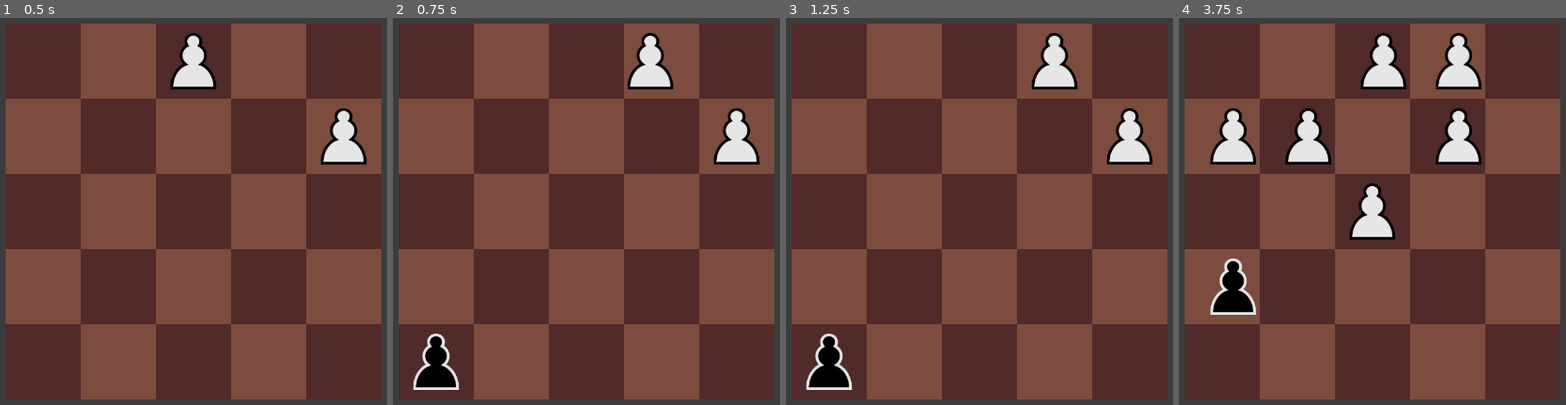
Above: before the commit, frames 1-4 (left to right).
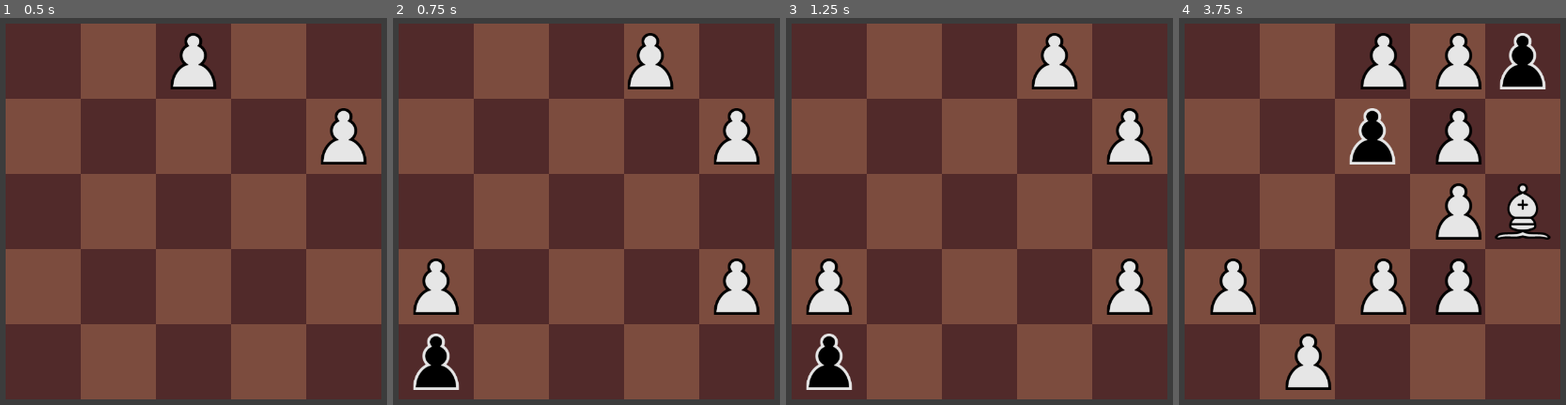
Above: after the commit, the same moments.

Repository: abaker-skudlarek/ChessTiles
Game: Godot game, scene res://Scenes/main.tscn
Same seed, same stepped clock (60 frames per second), same inputs: the game is played once before the commit and once after it. The engine's default icon, where the game draws it, is replaced by a stand-in: a white triangle on a blue panel in a dark square.
Inputs (mouse positions are in pixels of both pictures, inside the frame that each line leads up to):
- Up to frame 1 (0.5 s): no input
- Up to frame 2 (0.75 s): tap Enter at 0.5 s; move the mouse to (679, 172) at 0.52 s; hold Right (slide_move_right) from 0.53 s (still down); click (679, 172) at 0.67 s
- Up to frame 3 (1.25 s): keep holding Right (slide_move_right)
- Up to frame 4 (3.75 s): tap Space at 1.25, 2.75 s; move the mouse to (1221, 362) at 1.27 s; release Right (slide_move_right) at 1.28 s; hold Down (slide_move_down) 1.28-2.03 s; click (1221, 362) at 1.42 s; tap Enter at 2, 3.5 s; move the mouse to (1415, 45) at 2.02 s; hold Right (slide_move_right) 2.03-2.78 s; move the mouse to (1353, 362) at 2.77 s; hold Up (slide_move_up) 2.78-3.53 s; click (1353, 362) at 2.92 s; move the mouse to (1500, 323) at 3.52 s; hold Left (slide_move_left) from 3.53 s (still down)

Frame 1 is identical in both runs. In frame 2, 2.2% of the frame differs, in the area x 5-95%, y 62-77%; in frame 3, 2.2%; in frame 4, 12%, in the area x 8-97%, y 3-97%.

Commit message:
finished piece taking when slide moving, refactored slide moving and moving pieces in general

Diff:
--- a/Scripts/Game/board.gd
+++ b/Scripts/Game/board.gd
@@ -107,231 +107,107 @@
 ## Moves a piece using a slide move from the current_piece_grid_location to the new_piece_grid_location.
 ## Returns 1 if the slide move was performed, 0 if not. Not using bools because the calling code wants
 ## to know how many slide moves are performed
-# TODO: This could definitely use some cleanup for readability
 func _slide_move_piece(current_piece_grid_location: Vector2, new_piece_grid_location: Vector2) -> int:
 
-	# TODO: probably want to redo everything in this function. It's too confusing right now.
-	# 		Improvements would be:
-	# 		1. Get the two pieces at the very beginning of the function, and operate based on them rather
-	# 			than the board location status. We have the piece's family name, so we can use that
-	# 	    2. Check the current piece first, and then compare to the piece we are moving to. Instead of
-	# 			what we are doing now where we are checking where we are moving to, and then where we are
-	# 			moving from. It's backwards, and hard to understand.
-	# 		3. Implement a generic function that moves a piece to an empty square, and a generic function that
-	# 			moves a piece to a square with an enemy piece. Eventually, we can use this generic function
-	# 			in other places as well.
-
-	var current_location_occupied_status: GameManager.BoardLocationStates = _is_location_occupied(current_piece_grid_location)
-	var new_location_occupied_status: GameManager.BoardLocationStates = _is_location_occupied(new_piece_grid_location)
-
-	# If the new grid location to move to is not occupied, simply move the piece
-	if new_location_occupied_status == GameManager.BoardLocationStates.NOT_OCCUPIED:
-		var piece: Node = _board[current_piece_grid_location.x][current_piece_grid_location.y]
-		_board[current_piece_grid_location.x][current_piece_grid_location.y] = null
-		_board[new_piece_grid_location.x][new_piece_grid_location.y] = piece
-
-		# Semi-animate the piece moving to the new location
-		# TODO: A few problems/improvements with this:
-		# 		  1. The player can input a new direction DURING the tween, so the pieces change their
-		# 			 direction before the tween ends
-		# 		  2. The player can input a diagonal direction, causing the pieces to move diagonally,
-		# 			 which we do not want
-		# 		  3. When merging, the tween doesn't seem to fully finish. We need some better animation when merging happens
-		var move_tween := create_tween()
-		move_tween.tween_property(piece, "position", _grid_to_pixel(new_piece_grid_location), .3).set_trans(Tween.TRANS_CUBIC)
-
+	var piece_at_current_location: Node = _board[current_piece_grid_location.x][current_piece_grid_location.y]
+	var piece_at_new_location: Node = _board[new_piece_grid_location.x][new_piece_grid_location.y]
+
+	# If there is no piece at the current location, we shouldn't have called this function. Print and error and return
+	if piece_at_current_location == null:
+		printerr("!!! Attempted to slide move from a square with no piece on it !!!")
+		return 0
+
+	# If there is no piece at the new location, we can simply move the piece at the current location to the new location
+	if piece_at_new_location == null:
+		_move_piece_from_location_a_to_empty_location_b(current_piece_grid_location, new_piece_grid_location)
 		return 1
 
-	# If the new grid location to move to is occupied by a player piece, we need to check if the piece we are moving is a player
-	# or an enemy, to decide how to proceed
-	if new_location_occupied_status == GameManager.BoardLocationStates.OCCUPIED_PLAYER:
-
-		# If the current location has a player on it, we need to deal with merging.
-		if current_location_occupied_status == GameManager.BoardLocationStates.OCCUPIED_PLAYER:
-
-			var piece_at_current_grid_location: Node = _board[current_piece_grid_location.x][current_piece_grid_location.y]
-			var piece_at_new_grid_location: Node = _board[new_piece_grid_location.x][new_piece_grid_location.y]
-
-			# If the piece at the current grid location and the new grid location are the same, attempt to merge them
-			if piece_at_current_grid_location.piece_name == piece_at_new_grid_location.piece_name:
-
-				# If the pieces that we are merging don't have a next piece name, don't merge, because
-				# there aren't any pieces after this one. This usually means that we have two kings merging
-				if piece_at_new_grid_location.next_piece_name == "":
-					return 0
-
-				GameManager.change_state(GameManager.GameState.MERGING)  # TODO: is this really needed?
-
-				# Remove both pieces from _board and _pieces_on_board
-				_board[new_piece_grid_location.x][new_piece_grid_location.y] = null
-				_board[current_piece_grid_location.x][current_piece_grid_location.y] = null
-				_pieces_on_board.erase(piece_at_current_grid_location)
-				_pieces_on_board.erase(piece_at_new_grid_location)
-
-				# Get the next piece that we want to spawn and spawn it at the new grid location
-				var piece_to_spawn: Resource = PieceSpawnManager.get_piece_by_name(piece_at_new_grid_location.next_piece_name)
-				_spawn_piece_at_grid_location(new_piece_grid_location, piece_to_spawn)
-
-				# Delete the pieces that are merging
-				piece_at_current_grid_location.queue_free()
-				piece_at_new_grid_location.queue_free()
-
-				GameManager.change_state(GameManager.GameState.WAITING_USER_INPUT)
-
-				return 1
-
-			# If the new grid location is occupied but the pieces don't match, do nothing and return. No movement should happen
-			else:
+	# If we've gotten here, we know that there is a piece at both the current and new locations. We need to check
+	# which family the pieces belong to and deal with them based on that
+
+	# If the piece at the current location is a player piece and the piece at the new location is a player piece, we
+	# need to check if we can merge them, or if they can't move
+	if (
+		piece_at_current_location.piece_family == GameManager.PLAYER_FAMILY and
+		piece_at_new_location.piece_family == GameManager.PLAYER_FAMILY
+	):
+		# If the pieces have the same name, we can attempt to merge them
+		if piece_at_current_location.piece_name == piece_at_new_location.piece_name:
+
+			# We need to do a quick check to make sure that the pieces have a next piece name
+			# If they don't, then we can't merge because there is no piece to upgrade to. This is usually
+			# the case when we have two kings
+			if piece_at_current_location.next_piece_name == "":
 				return 0
 
-		# If the current location has an enemy on it, we need to deal with taking the piece
-		elif current_location_occupied_status == GameManager.BoardLocationStates.OCCUPIED_ENEMY:
-
-			var piece_to_move: Node = _board[current_piece_grid_location.x][current_piece_grid_location.y]
-			var piece_at_new_grid_location: Node = _board[new_piece_grid_location.x][new_piece_grid_location.y]
-
-			# Delete the enemy piece at the location we are moving to
-			_pieces_on_board.erase(piece_at_new_grid_location)
-			piece_at_new_grid_location.queue_free()
-
-			# Update the moving piece's location in the _board array before moving it
-			_board[current_piece_grid_location.x][current_piece_grid_location.y] = null
-			_board[new_piece_grid_location.x][new_piece_grid_location.y] = piece_to_move
-
-			# Tween the piece to the new location
-			var move_tween := create_tween()
-			move_tween.tween_property(piece_to_move, "position", _grid_to_pixel(new_piece_grid_location), .3).set_trans(Tween.TRANS_CUBIC)
-
+			# If we've gotten here, we know the pieces are the same and they have a next piece, so we can merge them
+			_move_and_merge_piece_from_location_a_to_location_b(current_piece_grid_location, new_piece_grid_location)
 			return 1
 
-	if new_location_occupied_status == GameManager.BoardLocationStates.OCCUPIED_ENEMY:
-
-
-
-
+		# If the pieces don't have the same name, we can't merge them, so don't move and simply return 0
+		else:
+			return 0
+
+	# If the piece at the current location is a player piece and the piece at the new location is an enemy piece,
+	# we simply want to allow the player piece to take the enemy piece
+	if (
+		piece_at_current_location.piece_family == GameManager.PLAYER_FAMILY and
+		piece_at_new_location.piece_family == GameManager.ENEMY_FAMILY
+	):
+		_move_and_take_piece_from_location_a_to_location_b(current_piece_grid_location, new_piece_grid_location)
 		return 1
 
-	# If the new grid location to move to is ERROR, something bad happened. Print an error and return 0
-	if new_location_occupied_status == GameManager.BoardLocationStates.ERROR:
-		printerr("!!! BoardLocationState is ERROR. Something bad happened !!!")
+	# If the piece at the current location is an enemy piece and the piece at the new location is a player piece,
+	# we simply want to allow the enemy piece to take the player piece
+	if (
+		piece_at_current_location.piece_family == GameManager.ENEMY_FAMILY and
+		piece_at_new_location.piece_family == GameManager.PLAYER_FAMILY
+	):
+		_move_and_take_piece_from_location_a_to_location_b(current_piece_grid_location, new_piece_grid_location)
+		return 1
+
+	# If the piece at the current location is an enemy piece and the piece at the new location is an enemy piece,
+	# nothing should happen. We don't want to allow enemy pieces to merge or take each other
+	if (
+		piece_at_current_location.piece_family == GameManager.ENEMY_FAMILY and
+		piece_at_new_location.piece_family == GameManager.ENEMY_FAMILY
+	):
 		return 0
 
-	# We shouldn't get to this line of code, if we do, print an error and return 0.
-	printerr("!!! We got to the end of _slide_move_piece without returning anything !!!")
+	# If we've gotten all the way down here without returning yet, something weird happened. Print an error and return 0
+	printerr("!!! Something weird happened. We got to the bottom of _slide_move_piece() in board.gd !!!")
 	return 0
 
-	# # If the new grid location to move to is occupied, either merge the pieces or don't perform the movement
-	# if _is_square_occupied(new_piece_grid_location):
-
-	# 	var piece_at_current_grid_location: Node = _board[current_piece_grid_location.x][current_piece_grid_location.y]
-	# 	var piece_at_new_grid_location: Node = _board[new_piece_grid_location.x][new_piece_grid_location.y]
-
-	# 	# If the piece at the current grid location and the new grid location are the same, merge them
-	# 	if piece_at_current_grid_location.piece_name == piece_at_new_grid_location.piece_name:
-
-	# 		# If the pieces that we are merging don't have a next piece name, don't merge, because
-	# 		# there aren't any pieces after this one. This usually means that we have two kings merging
-	# 		if piece_at_new_grid_location.next_piece_name == "":
-	# 			return 0
-
-	# 		GameManager.change_state(GameManager.GameState.MERGING)
-
-	# 		# TODO: This doesn't work because the objects are freed before the tween starts so it doesn't start
-	# 		# 		May be able to connect to the tween finished signal and free the objects then?
-	# 		# 		I'd like to have some kind of animation when pieces are merging
-	# 		#var move_tween := create_tween()
-	# 		#move_tween.tween_property(piece_at_current_grid_location, "location", _grid_to_pixel(new_piece_grid_location), .3).set_trans(Tween.TRANS_EXPO)
-
-	# 		# Remove both pieces from _board and _pieces_on_board
-	# 		_board[new_piece_grid_location.x][new_piece_grid_location.y] = null
-	# 		_board[current_piece_grid_location.x][current_piece_grid_location.y] = null
-	# 		_pieces_on_board.erase(piece_at_current_grid_location)
-	# 		_pieces_on_board.erase(piece_at_new_grid_location)
-
-	# 		# Get the next piece that we want to spawn and spawn it at the new grid location
-	# 		var piece_to_spawn: Resource = PieceSpawnManager.get_piece_by_name(piece_at_new_grid_location.next_piece_name)
-	# 		_spawn_piece_at_grid_location(new_piece_grid_location, piece_to_spawn)
-
-	# 		# Delete the pieces that are merging
-	# 		piece_at_current_grid_location.queue_free()
-	# 		piece_at_new_grid_location.queue_free()
-
-	# 		GameManager.change_state(GameManager.GameState.WAITING_USER_INPUT)
-
-	# 		return 1
-
-	# 	# If the new grid location is occupied but the pieces don't match, do nothing and return. No movement should happen
-	# 	else:
-	# 		return 0
-
-	## If the new grid location to move to is not occupied, move the piece to the new location without worrying about merging.
-	#else:
-	#	var piece: Node = _board[current_piece_grid_location.x][current_piece_grid_location.y]
-	#	_board[current_piece_grid_location.x][current_piece_grid_location.y] = null
-	#	_board[new_piece_grid_location.x][new_piece_grid_location.y] = piece
-	#
-	#	# TODO: This makes the sprite move to the final location in the set amount of time
-	#	# TODO: A few problems/improvements with this:
-	#	# 		  1. The player can input a new direction DURING the tween, so the pieces change their
-	#	# 			 direction before the tween ends
-	#	# 		  2. The player can input a diagonal direction, causing the pieces to move diagonally,
-	#	# 			 which we do not want
-	#	# 		  3. When merging, the tween doesn't seem to fully finish. We need some better animation when merging happens
-	#	# 		  4. Find the best transition settings. Using set_trans, we can change how the sprite moves to it's final destination
-	#	var move_tween := create_tween()
-	#	#move_tween.connect("finished", _on_move_tween_finished) # TODO: This didn't seem to work like I wanted
-	#	move_tween.tween_property(piece, "position", _grid_to_pixel(new_piece_grid_location), .3).set_trans(Tween.TRANS_CUBIC)
-	#
-	#	return 1
-
-# ------------------------------------------------------------------------------------------------ #
-
-## Move a single piece from one square to an empty square, according to it's normal chess movement.
+# ------------------------------------------------------------------------------------------------ #
+
+## Move the last clicked piece, according to its chess movementm, from its location to a new empty location
 func _chess_move_piece_to_empty_square(desired_pixel_location: Vector2) -> void:
 
-	# Update the piece's location in the _board array before moving it
 	var last_clicked_piece_grid_location: Vector2 = _pixel_to_grid(_last_clicked_piece.position)
-	_board[last_clicked_piece_grid_location.x][last_clicked_piece_grid_location.y] = null
 	var desired_grid_location: Vector2 = _pixel_to_grid(desired_pixel_location)
-	_board[desired_grid_location.x][desired_grid_location.y] = _last_clicked_piece
-
-	# Tween the piece to the new location
-	var move_tween := create_tween()
-	move_tween.tween_property(_last_clicked_piece, "position", desired_pixel_location, .3).set_trans(Tween.TRANS_CUBIC)
+
+	_move_piece_from_location_a_to_empty_location_b(last_clicked_piece_grid_location, desired_grid_location)
 
 	SignalBus.emit_signal("chess_move_to_empty_square_finished")
 
 # ------------------------------------------------------------------------------------------------ #
 
-## Move a single piece from one square to another square that is occupied by an enemy piece
+## Move the last clicked piece, according to its chess movement, from its location to a new location
+## that is occupied by an enemy piece
 func _chess_move_piece_to_enemy_square(desired_pixel_location: Vector2) -> void:
 
+	var last_clicked_piece_grid_location: Vector2 = _pixel_to_grid(_last_clicked_piece.position)
 	var desired_grid_location: Vector2 = _pixel_to_grid(desired_pixel_location)
-	var piece_at_desired_grid_location: Node = _board[desired_grid_location.x][desired_grid_location.y]
-
-	# Delete the enemy piece at the location we are moving to
-	_pieces_on_board.erase(piece_at_desired_grid_location)
-	piece_at_desired_grid_location.queue_free()
-
-	# Update the moving piece's location in the _board array before moving it
-	var last_clicked_piece_grid_location: Vector2 = _pixel_to_grid(_last_clicked_piece.position)
-	_board[last_clicked_piece_grid_location.x][last_clicked_piece_grid_location.y] = null
-	_board[desired_grid_location.x][desired_grid_location.y] = _last_clicked_piece
-
-	# Tween the piece to the new location
-	var move_tween := create_tween()
-	move_tween.tween_property(_last_clicked_piece, "position", desired_pixel_location, .3).set_trans(Tween.TRANS_CUBIC)
-
-	# TODO: May want to add the enemy pieces value to this signal, if we care about that for scoring
-	SignalBus.emit_signal("chess_move_to_empty_square_finished")
-
-# ------------------------------------------------------------------------------------------------ #
-
+
+	_move_and_take_piece_from_location_a_to_location_b(last_clicked_piece_grid_location, desired_grid_location)
+
+	SignalBus.emit_signal("chess_move_to_enemy_square_finished")
+
+# ------------------------------------------------------------------------------------------------ #
 
 ## Spawns pieces onto the board
-# TODO: 1. Need to implement spawning of enemy pieces
-# TODO: 2. In Threes, the pieces are only spawned at the edges of the board. We might want to do that as well
-# TODO: 3. We want to make sure pieces spawn at places that weren't just occupied or are going to be occupied by a move
+# TODO: 1. In Threes, the pieces are only spawned at the edges of the board. We might want to do that as well
+# TODO: 2. We want to make sure pieces spawn at places that weren't just occupied or are going to be occupied by a move
 func _spawn_pieces_at_random_locations(pieces_to_spawn: Array) -> void:
 
 	# Get the amount of empty spaces on the board defined by num_pieces_to_spawn. Each empty space is a Vector2()
@@ -441,6 +317,62 @@
 
 # ------------------------------------------------------------------------------------------------ #
 
+## Helper function that moves a piece from location_a to location_b, assuming that location_b is empty
+func _move_piece_from_location_a_to_empty_location_b(grid_location_a: Vector2, grid_location_b: Vector2) -> void:
+
+	var piece_to_move: Node = _board[grid_location_a.x][grid_location_a.y]
+
+	_board[grid_location_a.x][grid_location_a.y] = null
+	_board[grid_location_b.x][grid_location_b.y] = piece_to_move
+
+	# Tween the piece to the new location
+	var move_tween := create_tween()
+	move_tween.tween_property(piece_to_move, "position", _grid_to_pixel(grid_location_b), .3).set_trans(Tween.TRANS_CUBIC)
+
+# ------------------------------------------------------------------------------------------------ #
+
+## Helper function that moves a piece from location_a to location_b and merges the piece that's
+## moving from location_a with the piece that's in location_b
+## This function assumes that we have already checked that the two pieces are valid to merge into
+## each other. That needs to be done somewhere before this function is called in the calling code.
+func _move_and_merge_piece_from_location_a_to_location_b(grid_location_a: Vector2, grid_location_b: Vector2) -> void:
+
+	var piece_at_grid_location_a: Node = _board[grid_location_a.x][grid_location_a.y]
+	var piece_at_grid_location_b: Node = _board[grid_location_b.x][grid_location_b.y]
+
+	# Remove both pieces from _board and _pieces_on_board
+	_board[grid_location_a.x][grid_location_a.y] = null
+	_board[grid_location_b.x][grid_location_b.y] = null
+	_pieces_on_board.erase(piece_at_grid_location_a)
+	_pieces_on_board.erase(piece_at_grid_location_b)
+
+	# Get the next piece that we want to spawn and spawn it at grid_location_b
+	# NOTE: At this point, we're assuming that we are safe to merge. Meaning, the calling code of
+	# 		this function has already checked that the pieces we are trying to merge are the same
+	var upgraded_piece_to_spawn: Resource = PieceSpawnManager.get_piece_by_name(piece_at_grid_location_a.next_piece_name)
+	_spawn_piece_at_grid_location(grid_location_b, upgraded_piece_to_spawn)
+
+	# Delete the pieces that are merging
+	piece_at_grid_location_a.queue_free()
+	piece_at_grid_location_b.queue_free()
+
+# ------------------------------------------------------------------------------------------------ #
+
+## Helper function that moves a piece from location_a to location_b and takes the piece in location_b.
+## This can be used during a chess move, or when a slide move occurs and two pieces of different piece
+## families collide with each other.
+func _move_and_take_piece_from_location_a_to_location_b(grid_location_a: Vector2, grid_location_b: Vector2) -> void:
+
+	# Delete the piece at location_b
+	var piece_at_grid_location_b: Node = _board[grid_location_b.x][grid_location_b.y]
+	_pieces_on_board.erase(piece_at_grid_location_b)
+	piece_at_grid_location_b.queue_free()
+
+	# We've now created an empty space to move to, so we can use our function to move to an empty space
+	_move_piece_from_location_a_to_empty_location_b(grid_location_a, grid_location_b)
+
+# ------------------------------------------------------------------------------------------------ #
+
 ## Helper to check if a board square location is occupied, and if so, by who
 func _is_location_occupied(grid_location: Vector2) -> GameManager.BoardLocationStates:
 	var board_location_contents: Node = _board[grid_location.x][grid_location.y]
@@ -505,7 +437,10 @@
 # ------------------------------------------------------------------------------------------------ #
 
 func _on_slide_move_finished() -> void:
-	var piece_to_spawn: Array = PieceSpawnManager.get_new_pieces(1)
+	# TODO: this is a very basic way to spawn between 1 and 3 pieces each slide move,
+	# 		we probably want to make this a little more dynamic at some point
+	var num_pieces_to_spawn: int = randi() % 3 + 1
+	var piece_to_spawn: Array = PieceSpawnManager.get_new_pieces(num_pieces_to_spawn)
 	_spawn_pieces_at_random_locations(piece_to_spawn)
 
 # ------------------------------------------------------------------------------------------------ #
--- a/Scripts/Managers/piece_spawn_manager.gd
+++ b/Scripts/Managers/piece_spawn_manager.gd
@@ -35,7 +35,7 @@
 	"enemy_king": 0
 }
 
-var _base_enemy_piece_spawn_chance: int = 25  # 25% chance to spawn an enemy piece, at base. Some effects may change this number to make it more likely
+var _base_enemy_piece_spawn_chance: int = 30  # 30% chance to spawn an enemy piece, at base. Some effects may change this number to make it more likely
 
 # ------------------------------------------------------------------------------------------------ #
 # -- Private Functions -- #
